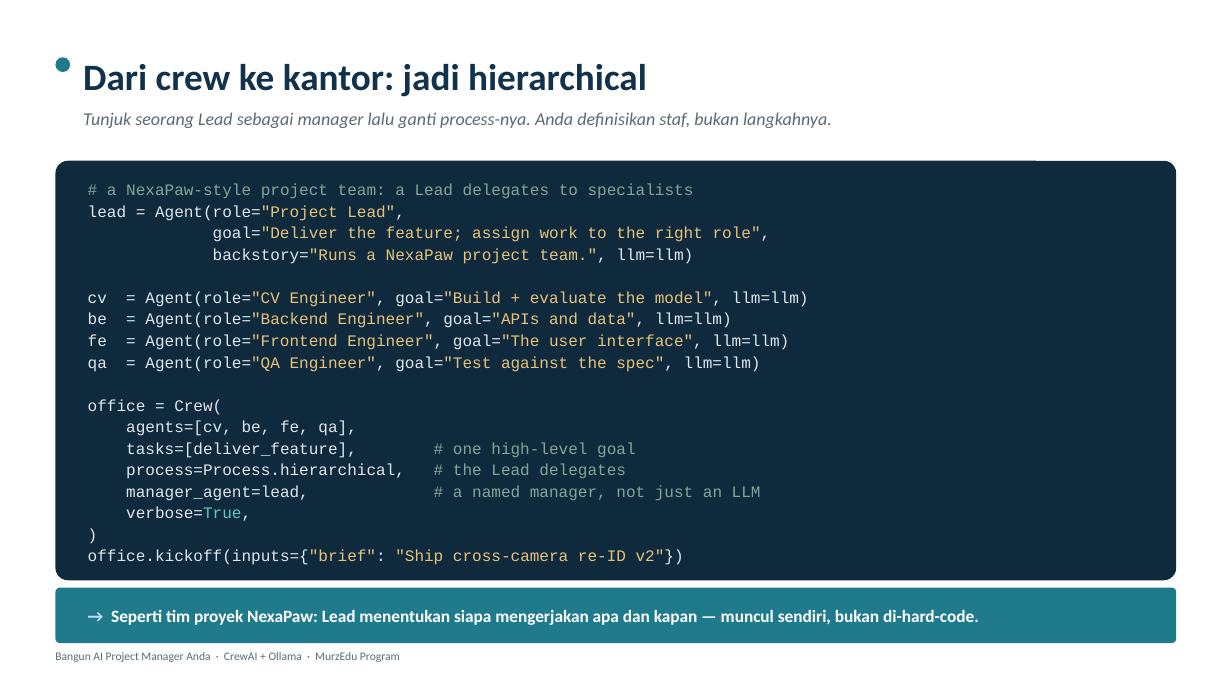
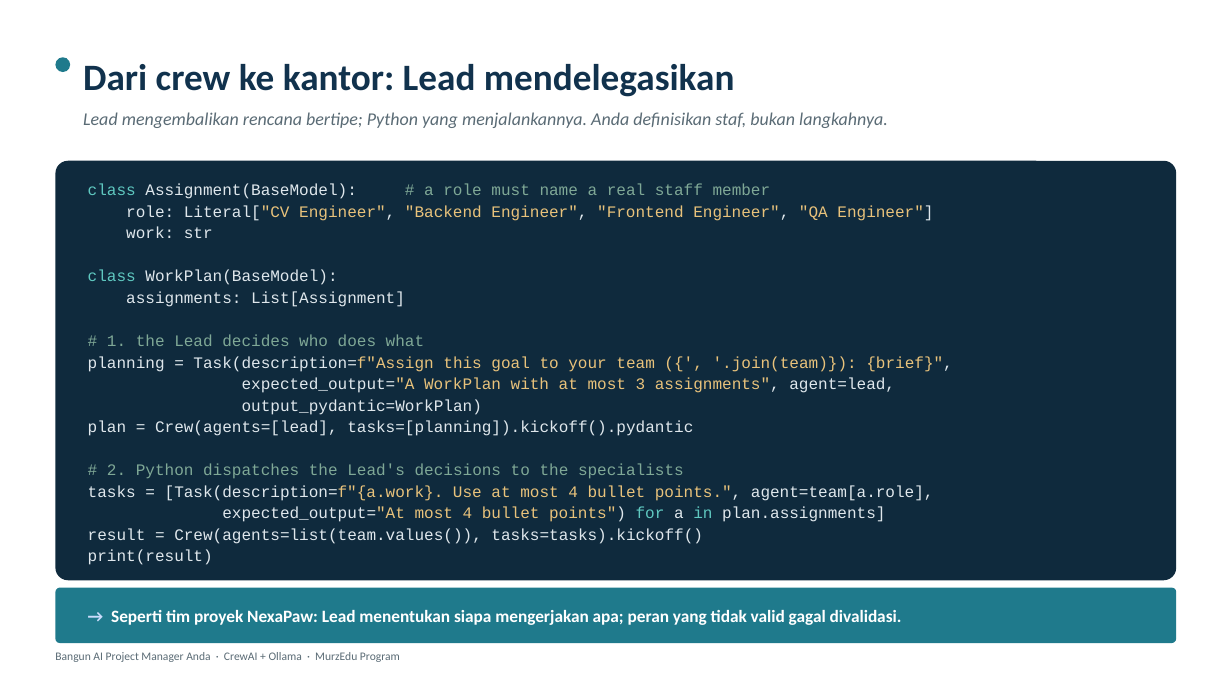
Before and after one commit to adepuu/ai-pm-workshop, a slide deck: slide 20 of MurzEdu_AI_Workshop_Package/01_Slide_Deck/AI_Project_Manager_Workshop_ID.pptx. Drawn at 1232x693 pixels with LibreOffice and Linux fonts; fonts in the diff are those of the drawing. Boxes give left, top, right and bottom in pixels: in the first picture for what was removed or moved away, otherwise in the second. Text is boxed around its words. In the diff, an @@ line names an element or a change of style, - is before the commit and + after.

```diff
--- a/MurzEdu_AI_Workshop_Package/01_Slide_Deck/AI_Project_Manager_Workshop_ID.pptx
+++ b/MurzEdu_AI_Workshop_Package/01_Slide_Deck/AI_Project_Manager_Workshop_ID.pptx
@@ text at <box>83,64,735,97</box>: text changed @@
-Dari crew ke kantor: jadi hierarchical
+Dari crew ke kantor: Lead mendelegasikan
@@ text at <box>83,112,888,128</box>: text changed @@
-Tunjuk seorang Lead sebagai manager lalu ganti process-nya. Anda definisikan staf, bukan langkahnya.
+Lead mengembalikan rencana bertipe; Python yang menjalankannya. Anda definisikan staf, bukan langkahnya.
@@ text at <box>88,183,952,565</box>: text changed @@
-# a NexaPaw-style project team: a Lead delegates to specialists
-lead = Agent(role="Project Lead",
-goal="Deliver the feature; assign work to the right role",
-backstory="Runs a NexaPaw project team.", llm=llm)
-cv = Agent(role="CV Engineer", goal="Build + evaluate the model", llm=llm)
-be = Agent(role="Backend Engineer", goal="APIs and data", llm=llm)
-fe = Agent(role="Frontend Engineer", goal="The user interface", llm=llm)
-qa = Agent(role="QA Engineer", goal="Test against the spec", llm=llm)
-office = Crew(
-agents=[cv, be, fe, qa],
-tasks=[deliver_feature], # one high-level goal
-process=Process.hierarchical, # the Lead delegates
-manager_agent=lead, # a named manager, not just an LLM
-verbose=True,
-)
-office.kickoff(inputs={"brief": "Ship cross-camera re-ID v2"})
+class Assignment(BaseModel): # a role must name a real staff member
+role: Literal["CV Engineer", "Backend Engineer", "Frontend Engineer", "QA Engineer"]
+work: str
+class WorkPlan(BaseModel):
+assignments: List[Assignment]
+# 1. the Lead decides who does what
+planning = Task(description=f"Assign this goal to your team ({', '.join(team)}): {brief}",
+expected_output="A WorkPlan with at most 3 assignments", agent=lead,
+output_pydantic=WorkPlan)
+plan = Crew(agents=[lead], tasks=[planning]).kickoff().pydantic
+# 2. Python dispatches the Lead's decisions to the specialists
+tasks = [Task(description=f"{a.work}. Use at most 4 bullet points.", agent=team[a.role],
+expected_output="At most 4 bullet points") for a in plan.assignments]
+result = Crew(agents=list(team.values()), tasks=tasks).kickoff()
+print(result)
@@ text at <box>111,610,902,625</box>: text changed @@
-→ Seperti tim proyek NexaPaw: Lead menentukan siapa mengerjakan apa dan kapan — muncul sendiri, bukan di-hard-code.
+→ Seperti tim proyek NexaPaw: Lead menentukan siapa mengerjakan apa; peran yang tidak valid gagal divalidasi.
```
Also in this commit, not shown: 9 other slides changed, 28 other files.
